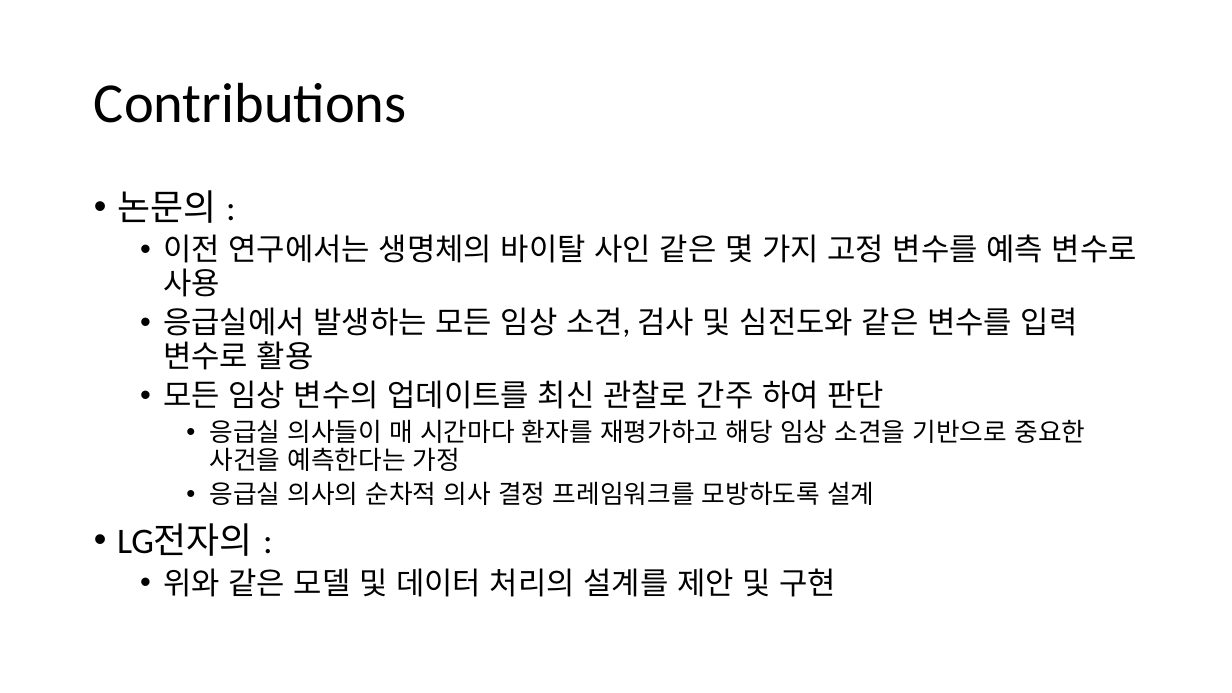
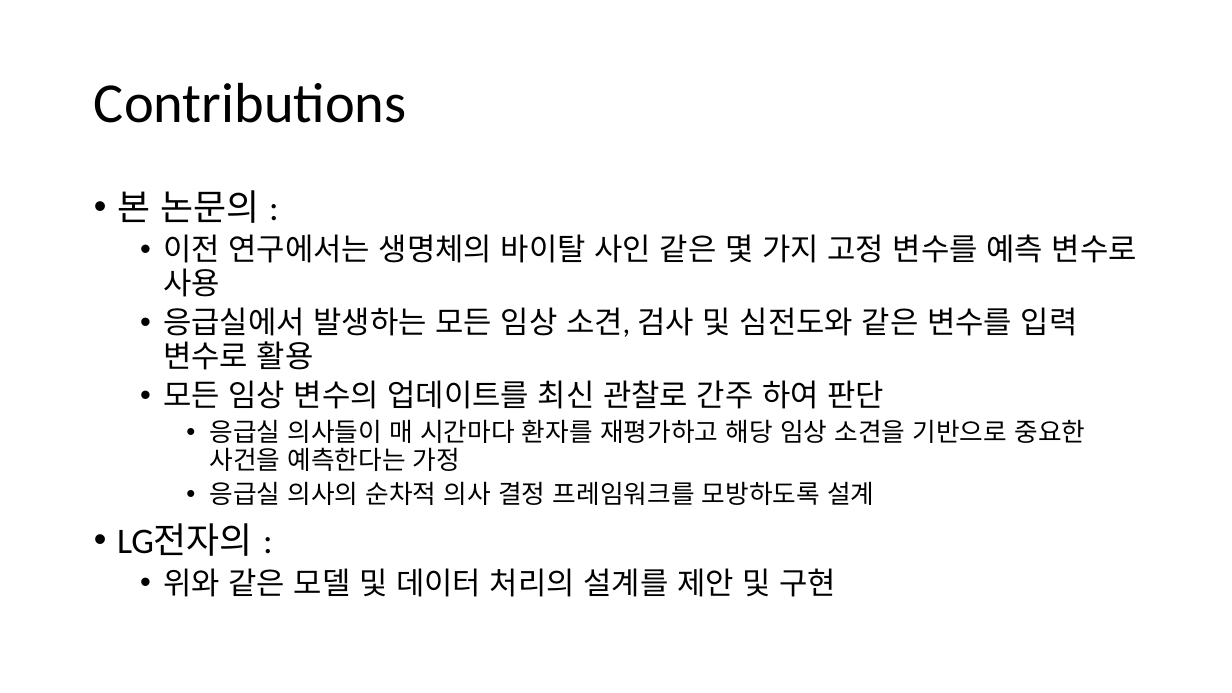
Before and after one commit to truthsj/ds4th_study, a slide deck: slide 16 of doc/텐초의 파이토치 딥러닝 특강/학습하는_조직.pptx. Drawn at 1232x693 pixels with LibreOffice and Linux fonts; fonts in the diff are those of the drawing. Boxes give left, top, right and bottom in pixels: in the first picture for what was removed or moved away, otherwise in the second. Text is boxed around its words. In the diff, an @@ line names an element or a change of style, - is before the commit and + after.

```diff
--- a/doc/텐초의 파이토치 딥러닝 특강/학습하는_조직.pptx
+++ b/doc/텐초의 파이토치 딥러닝 특강/학습하는_조직.pptx
@@ text at (x1=117, y1=190, x2=259, y2=223): text changed @@
-• 논문의 :
+• 본 논문의 :
```
Also in this commit, not shown: 3 other slides changed, 6 other files.
